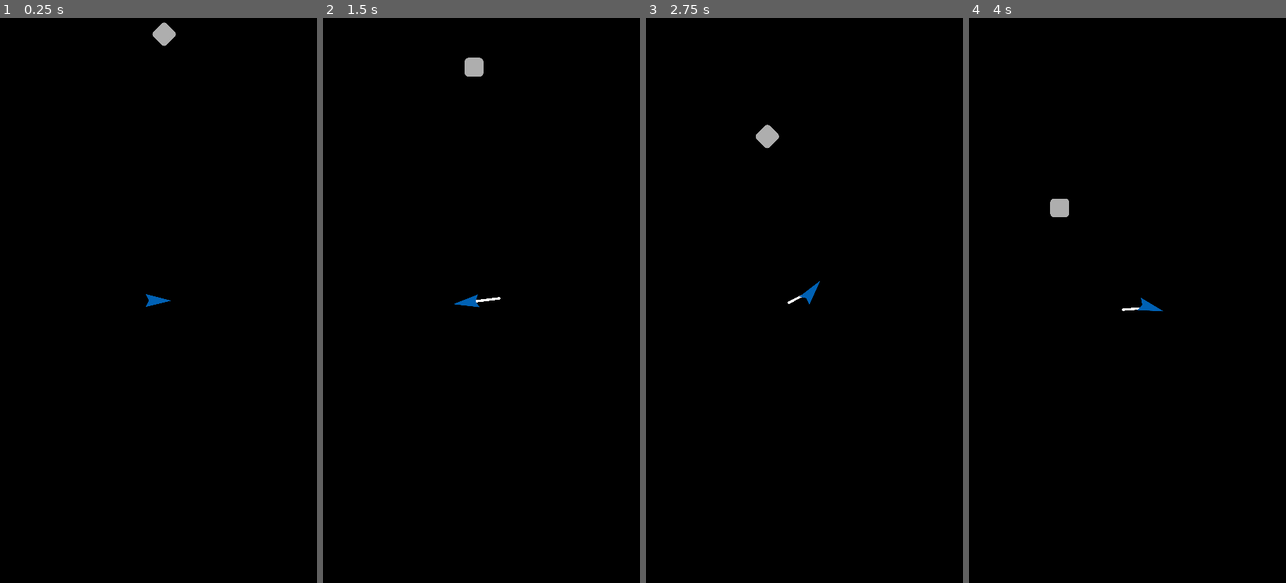
Above: before the commit, frames 1-4 (left to right).
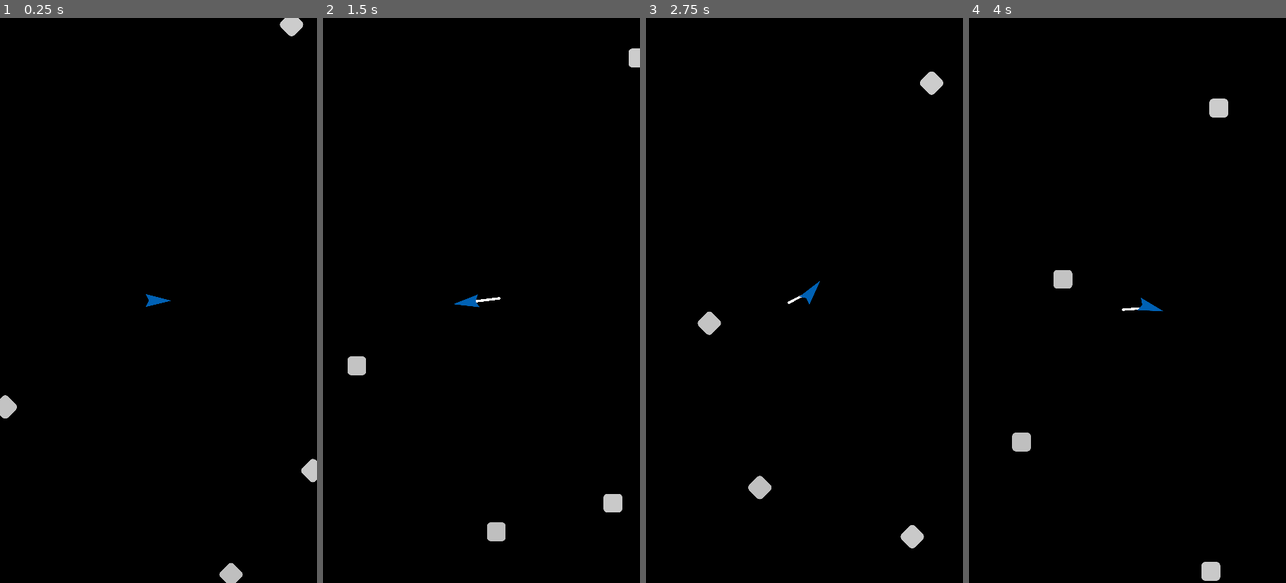
Above: after the commit, the same moments.

Repository: veprogames/blumo
Game: Godot game, scene res://level/level.tscn
Two runs of this game, one before a commit and one after it. Both use one fixed random seed, a clock stepped at 60 frames per second and the inputs below.
Inputs (mouse positions are in pixels of both pictures, inside the frame that each line leads up to):
- Up to frame 1 (0.25 s): no input
- Up to frame 2 (1.5 s): move the mouse to (497, 300) at 0.52 s; move the mouse to (465, 300) at 1.27 s
- Up to frame 3 (2.75 s): move the mouse to (810, 289) at 2.02 s
- Up to frame 4 (4 s): move the mouse to (1124, 311) at 2.77 s; move the mouse to (1152, 306) at 3.52 s

The runs differ from the first frame. In frame 1, 0.8% of the frame differs, in the area x 0-100%, y 0-100%; in frame 2, 0.9%; in frame 3, 1.0%; in frame 4, 1.0%, in the area x 13-82%, y 14-100%.

Commit message:
edible spawning

Diff:
--- a/edible/behavior/edible_behavior_standard.gd
+++ b/edible/behavior/edible_behavior_standard.gd
@@ -12,6 +12,8 @@
 
 var tween: Tween
 
+var from_edge: EdibleSpawner.LevelEdge
+
 func _ready() -> void:
 	super._ready()
 
@@ -22,7 +24,8 @@
 	viewport_rect = get_viewport_rect()
 
 	# This ensures that the direction wont be too close to a multiple of 90 degrees
-	var direction: float = randi_range(0, 3) * PI / 2.0 + randf_range(-PI / 3.0, PI / 3.0)
+	var direction: float = get_direction_from_edge(from_edge) + \
+		randf_range(PI / 7.0, PI / 3.0) * (1.0 if randi() % 2 == 0 else -1.0)
 	speed = randf_range(100.0, 200.0)
 
 	direction_vector = Vector2.RIGHT.rotated(direction)
@@ -41,6 +44,16 @@
 	edible.position += direction_vector * speed * delta
 	if not viewport_rect.has_point(edible.position):
 		direction_vector = direction_vector.rotated(PI / 2)
+		edible.position = edible.position.clamp(viewport_rect.position, viewport_rect.end)
+
+func get_direction_from_edge(edge: EdibleSpawner.LevelEdge) -> float:
+	match edge:
+		EdibleSpawner.LevelEdge.Right: return 0.0
+		EdibleSpawner.LevelEdge.Top: return PI / 2
+		EdibleSpawner.LevelEdge.Left: return PI
+		EdibleSpawner.LevelEdge.Bottom: return 3 * PI / 2
+		_: return 0.0
+
 
 func _on_became_edible() -> void:
 	tween.kill()
--- a/edible/edible.tscn
+++ b/edible/edible.tscn
@@ -1,8 +1,7 @@
-[gd_scene load_steps=5 format=3 uid="uid://cfk6aw3v0herd"]
+[gd_scene load_steps=4 format=3 uid="uid://cfk6aw3v0herd"]
 
 [ext_resource type="Script" path="res://edible/edible.gd" id="1_n0a62"]
 [ext_resource type="Texture2D" uid="uid://blofy2qar2bv3" path="res://edible/edible.png" id="2_tifuu"]
-[ext_resource type="PackedScene" uid="uid://hougfbs3syj8" path="res://edible/behavior/edible_behavior_standard.tscn" id="3_6jn4o"]
 
 [sub_resource type="RectangleShape2D" id="RectangleShape2D_gjdqc"]
 size = Vector2(64, 64)
@@ -19,7 +18,4 @@
 [node name="CollisionShape2D" type="CollisionShape2D" parent="."]
 shape = SubResource("RectangleShape2D_gjdqc")
 
-[node name="EdibleBehaviorStandard" parent="." node_paths=PackedStringArray("edible") instance=ExtResource("3_6jn4o")]
-edible = NodePath("..")
-
 [connection signal="area_entered" from="." to="." method="_on_area_entered"]
--- /dev/null
+++ b/level/edible_spawner.gd
@@ -0,0 +1,87 @@
+class_name EdibleSpawner
+extends Node2D
+
+@export var level: Level
+
+var EdibleScene: PackedScene = preload("res://edible/edible.tscn")
+var EdibleBehaviorStandardScene: PackedScene = preload("res://edible/behavior/edible_behavior_standard.tscn")
+
+enum LevelEdge {
+	Right,
+	Top,
+	Left,
+	Bottom,
+}
+
+var viewport_rect: Rect2
+
+func _ready() -> void:
+	viewport_rect = get_viewport_rect()
+
+	await level.ready
+
+	spawn_edible(LevelEdge.Left)
+	spawn_edible(LevelEdge.Right)
+	spawn_edible(LevelEdge.Top)
+	spawn_edible(LevelEdge.Bottom)
+
+func get_random_position_for_edge(edge: LevelEdge) -> Vector2:
+	var from: Vector2
+	var to: Vector2
+
+	match edge:
+		LevelEdge.Left:
+			from = Vector2(
+				viewport_rect.position.x,
+				viewport_rect.position.y,
+			)
+			to = Vector2(
+				viewport_rect.position.x,
+				viewport_rect.position.y + viewport_rect.size.y,
+			)
+		LevelEdge.Right:
+			from = Vector2(
+				viewport_rect.position.x + viewport_rect.size.x,
+				viewport_rect.position.y,
+			)
+			to = Vector2(
+				viewport_rect.position.x + viewport_rect.size.x,
+				viewport_rect.position.y + viewport_rect.size.y,
+			)
+		LevelEdge.Top:
+			from = Vector2(
+				viewport_rect.position.x,
+				viewport_rect.position.y,
+			)
+			to = Vector2(
+				viewport_rect.position.x + viewport_rect.size.x,
+				viewport_rect.position.y,
+			)
+		LevelEdge.Bottom:
+			from = Vector2(
+				viewport_rect.position.x,
+				viewport_rect.position.y + viewport_rect.size.y,
+			)
+			to = Vector2(
+				viewport_rect.position.x + viewport_rect.size.x,
+				viewport_rect.position.y + viewport_rect.size.y,
+			)
+		_:
+			from = Vector2.ZERO
+			to = Vector2.ZERO
+
+	return from.lerp(to, randf())
+
+func spawn_edible(edge: LevelEdge) -> void:
+	var edible_position: Vector2 = get_random_position_for_edge(edge)
+
+	var edible: Edible = EdibleScene.instantiate() as Edible
+	var behavior: EdibleBehaviorStandard = EdibleBehaviorStandardScene.instantiate() as EdibleBehaviorStandard
+
+	edible.position = edible_position
+	behavior.edible = edible
+	behavior.from_edge = edge
+
+	edible.add_child(behavior)
+
+	level.add_child(edible)
--- /dev/null
+++ b/level/edible_spawner.tscn
@@ -0,0 +1,6 @@
+[gd_scene load_steps=2 format=3 uid="uid://ii8882bpv1n6"]
+
+[ext_resource type="Script" path="res://level/edible_spawner.gd" id="1_tu8d5"]
+
+[node name="EdibleSpawner" type="Node2D"]
+script = ExtResource("1_tu8d5")
--- /dev/null
+++ b/level/level.gd
@@ -0,0 +1,2 @@
+class_name Level
+extends Node2D
--- a/level/level.tscn
+++ b/level/level.tscn
@@ -1,11 +1,13 @@
-[gd_scene load_steps=5 format=3 uid="uid://biepw3gb8bcue"]
+[gd_scene load_steps=6 format=3 uid="uid://biepw3gb8bcue"]
 
 [ext_resource type="PackedScene" uid="uid://b524q435s8xuh" path="res://player/player.tscn" id="1_2tvxm"]
+[ext_resource type="Script" path="res://level/level.gd" id="1_qimrh"]
 [ext_resource type="PackedScene" uid="uid://cr514afpudpu0" path="res://player/trail/player_trail.tscn" id="2_dp51t"]
 [ext_resource type="PackedScene" uid="uid://dufqidwgk1b28" path="res://player/trail/collision/trail_collision_manager.tscn" id="3_6qic3"]
-[ext_resource type="PackedScene" uid="uid://cfk6aw3v0herd" path="res://edible/edible.tscn" id="4_8mdv2"]
+[ext_resource type="PackedScene" uid="uid://ii8882bpv1n6" path="res://level/edible_spawner.tscn" id="6_45qq1"]
 
 [node name="Level" type="Node2D"]
+script = ExtResource("1_qimrh")
 
 [node name="Player" parent="." instance=ExtResource("1_2tvxm")]
 position = Vector2(540, 960)
@@ -15,9 +17,6 @@
 
 [node name="TrailCollisionManager" parent="." node_paths=PackedStringArray("trail") instance=ExtResource("3_6qic3")]
 trail = NodePath("../PlayerTrail")
-
-[node name="Edible" parent="." instance=ExtResource("4_8mdv2")]
-position = Vector2(540, 100)
 
 [node name="CanvasLayer" type="CanvasLayer" parent="."]
 layer = -10
@@ -29,3 +28,6 @@
 grow_horizontal = 2
 grow_vertical = 2
 color = Color(0, 0, 0, 1)
+
+[node name="EdibleSpawner" parent="." node_paths=PackedStringArray("level") instance=ExtResource("6_45qq1")]
+level = NodePath("..")
--- /dev/null
+++ b/level/level_stage_manager.gd
@@ -0,0 +1,2 @@
+class_name LevelStageManager
+extends Node2D
--- /dev/null
+++ b/level/level_stage_manager.tscn
@@ -0,0 +1,6 @@
+[gd_scene load_steps=2 format=3 uid="uid://k2rqx22hnehf"]
+
+[ext_resource type="Script" path="res://level/level_stage_manager.gd" id="1_obbnb"]
+
+[node name="LevelStageManager" type="Node2D"]
+script = ExtResource("1_obbnb")
